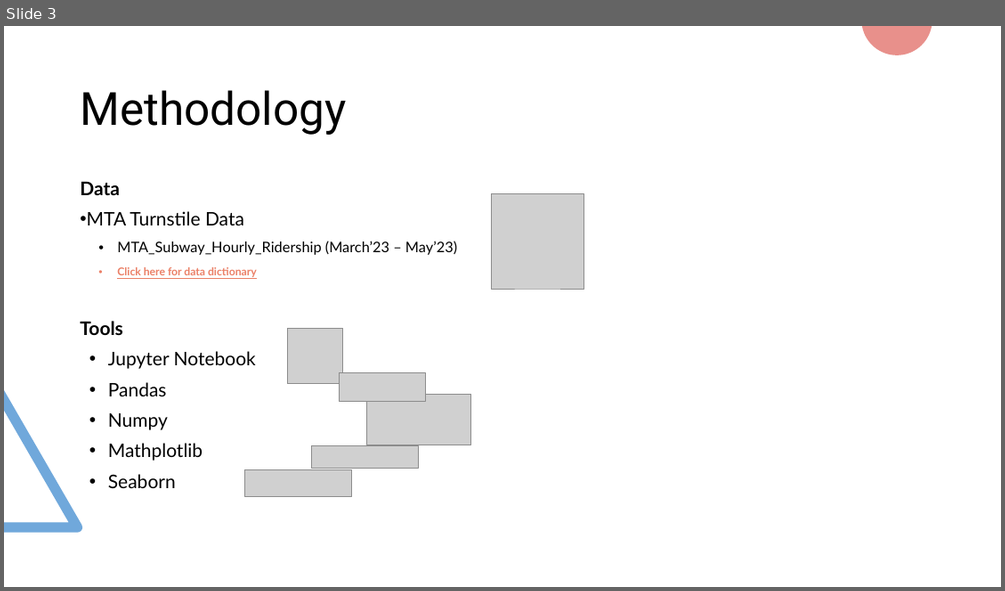
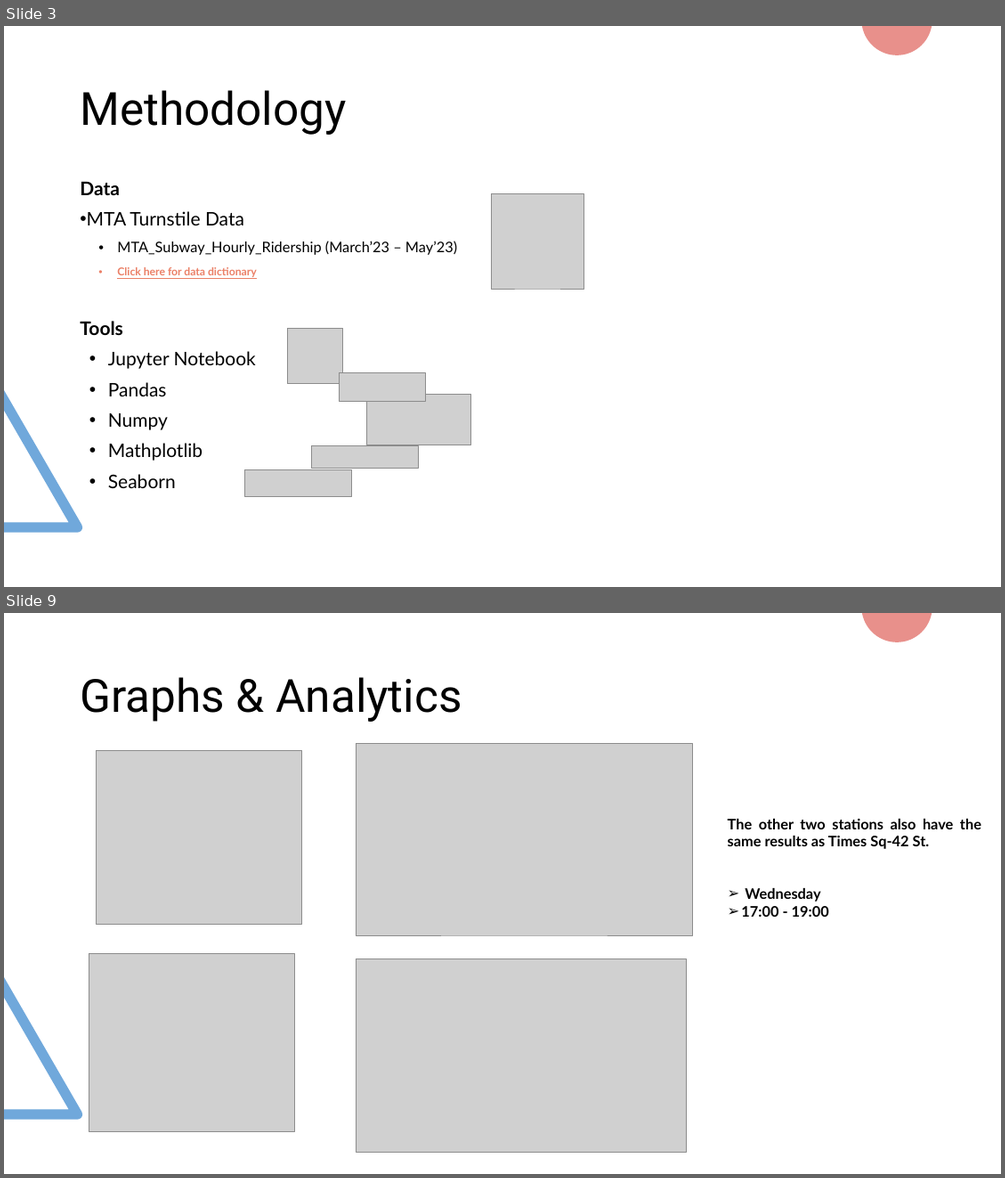
Before and after one commit to baharturgutinan/istdsa_bahar, a slide deck: WTWY Street Teams_2.pptx. Shown one above the other, each under a label of ours: slide 3 before the commit, slides 3 and 9 after it; the slides between them are not shown. The pictures are 1005x591 and 1005x1178 pixels, drawn with LibreOffice and Linux fonts; fonts in the diff are those of the drawing; grey boxes stand for pictures. Boxes give left, top, right and bottom in pixels: in the first picture for what was removed or moved away, otherwise in the second. Text is boxed around its words. In the diff, an @@ line names an element or a change of style, - is before the commit and + after.

```diff
--- a/WTWY Street Teams_2.pptx
+++ b/WTWY Street Teams_2.pptx
@@ slide 9 added at bbox=[4, 613, 1001, 1174], background #FFFFFF; not listed: 2 template elements that a slide beside it also shows @@
@@ text added at bbox=[80, 677, 461, 722], 44 pt, text #000000 @@
+Graphs & Analytics
@@ picture added at bbox=[356, 743, 693, 934] @@
@@ picture added at bbox=[97, 751, 302, 925] @@
@@ text added at bbox=[728, 819, 981, 916], 14 pt, text #000000, bold @@
+The other two stations also have the same results as Times Sq-42 St.
+➢ Wednesday
+➢ 17:00 - 19:00
@@ picture added at bbox=[89, 953, 295, 1130] @@
@@ picture added at bbox=[356, 959, 687, 1152] @@
```
Also in this commit, not shown: 2 slides changed, 5 other slides added.
